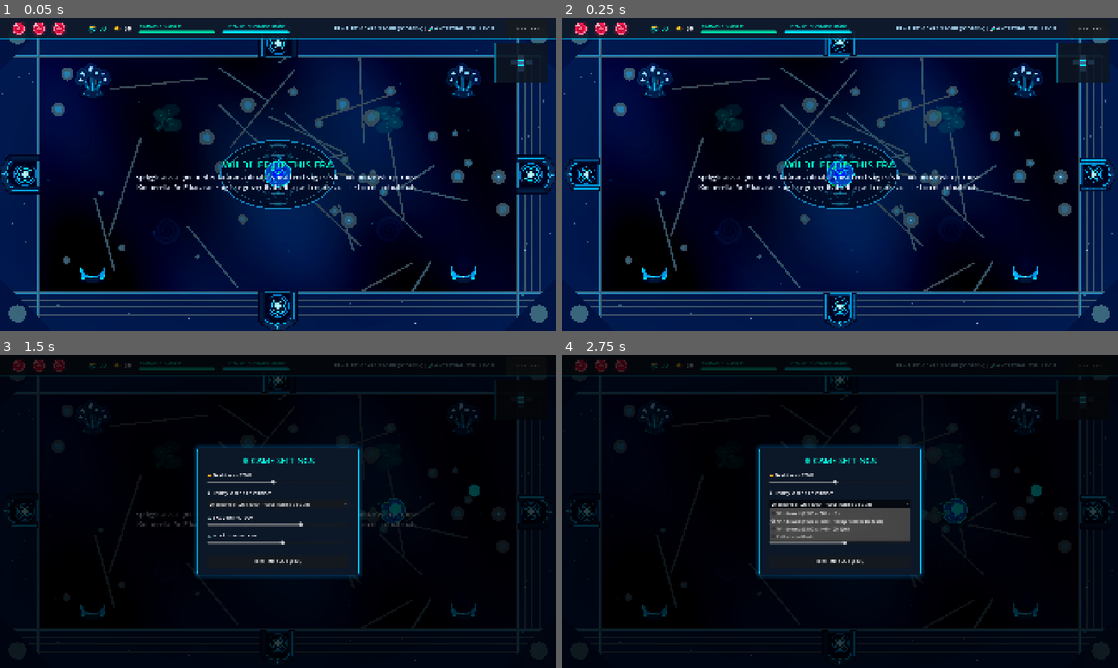
Above: before the commit, frames 1-4 (two rows, left to right).
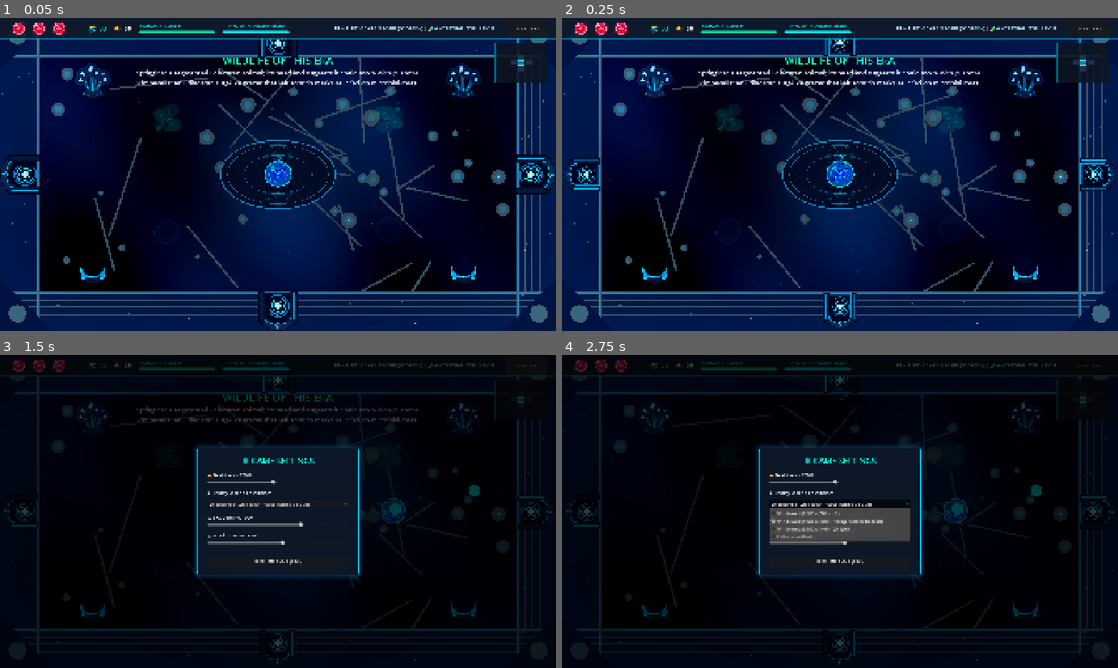
Above: after the commit, the same moments.

Repository: kurosatto/Game
Game: Godot game, scene res://Main.tscn
The game is run twice, just before and just after one commit, with the same random seed, the same clock (stepped at 60 frames per second) and the same inputs.
Inputs (mouse positions are in pixels of both pictures, inside the frame that each line leads up to):
- Up to frame 1 (0.05 s): no input
- Up to frame 2 (0.25 s): no input
- Up to frame 3 (1.5 s): tap Enter at 0.5 s; move the mouse to (400, 495) at 0.52 s; hold D (move_right) 0.53-1.25 s; tap Shift (dash) at 0.6 s; click (400, 495) at 0.67 s; tap Space at 0.77, 1.07 s; click "⚙ SETTINGS" at 1.25 s
- Up to frame 4 (2.75 s): click "Windowed (1920 x 1080 - 1080p…" at 2 s

The runs differ from the first frame. In frame 1, 1.9% of the frame differs, in the area x 24-76%, y 12-56%; in frame 2, 1.9%; in frame 3, 0.9%; in frame 4, nothing differs.

Commit message:
Show the era wildlife banner near the top, clear of the player spawn
Co-Authored-By: Claude Opus 5.5 <noreply@anthropic.com>
Claude-Session: https://claude.ai/code/session_018jjxu9h4xuSxrrECPpncS1

Diff:
--- a/HUD.gd
+++ b/HUD.gd
@@ -308,7 +308,10 @@
 func hide_boss_health():
     boss_container.visible = false
 
-func show_item_banner(title: String, desc: String):
+# near_top keeps the banner clear of the room centre, where the player spawns
+func show_item_banner(title: String, desc: String, near_top: bool = false):
+    item_banner.offset_top = -440.0 if near_top else -80.0
+    item_banner.offset_bottom = -280.0 if near_top else 80.0
     item_banner.visible = true
     item_title.text = title
     item_desc.text = desc
--- a/Main.gd
+++ b/Main.gd
@@ -133,7 +133,7 @@
 
     load_room(current_room_pos)
     hud.update_minimap(dungeon_rooms, current_room_pos)
-    hud.show_item_banner("WILDLIFE OF THIS ERA", fauna.describe_floor(floor_number))
+    hud.show_item_banner("WILDLIFE OF THIS ERA", fauna.describe_floor(floor_number), true)
 
 func load_room(grid_pos: Vector2i):
     hud.hide_boss_health()
